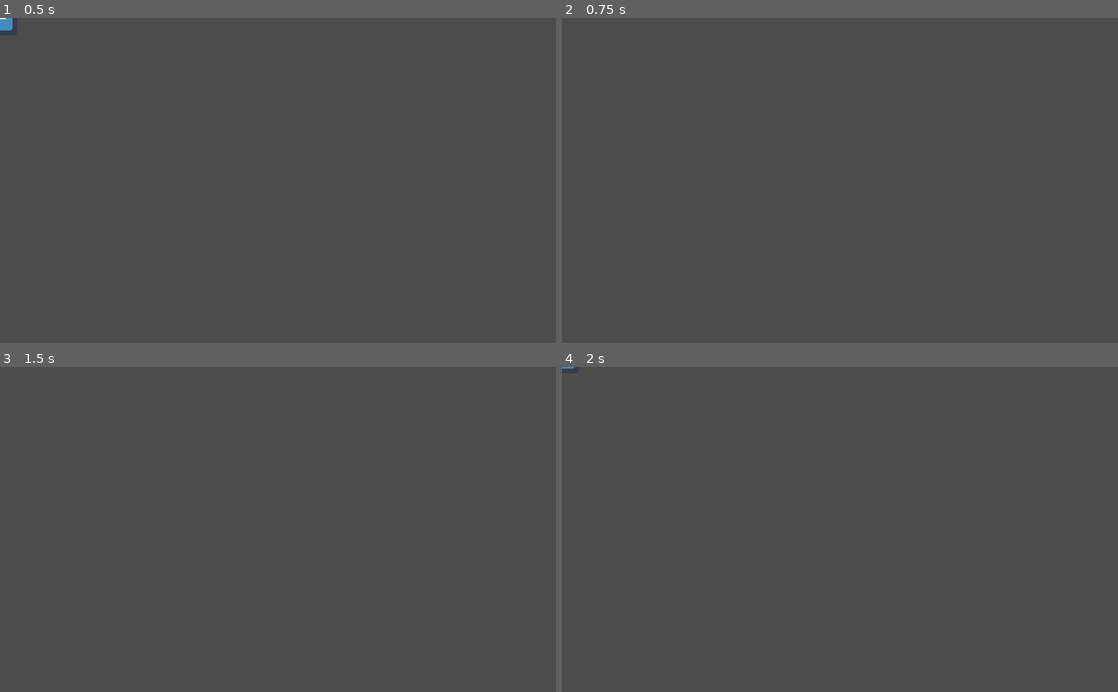
Above: before the commit, frames 1-4 (two rows, left to right).
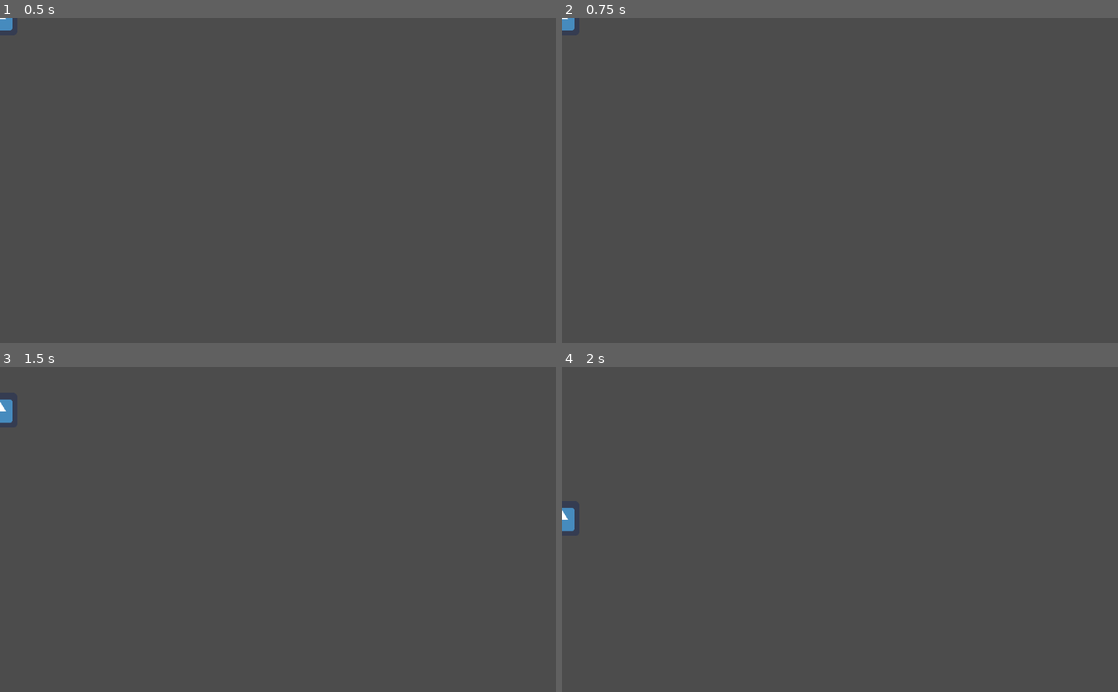
Above: after the commit, the same moments.

Repository: emmdie/dogGame
Game: Godot game, scene res://Mafi.tscn
The game is run twice, just before and just after one commit, with the same random seed, the same clock (stepped at 60 frames per second) and the same inputs. The project has no main scene, so this scene is started directly. The engine's default icon, where the game draws it, is replaced by a stand-in: a white triangle on a blue panel in a dark square.
Inputs:
- Up to frame 1 (0.5 s): no input
- Up to frame 2 (0.75 s): tap Enter at 0.5 s; hold Up (move_up) from 0.53 s (still down)
- Up to frame 3 (1.5 s): tap Space at 1.25 s; release Up (move_up) at 1.28 s; hold Down (move_down) from 1.28 s (still down)
- Up to frame 4 (2 s): keep holding Down (move_down)

Frame 1 is identical in both runs. In frame 2, less than 0.1% of the frame differs, in the area x 0-3%, y 0-4%; in frame 3, 0.2%; in frame 4, 0.2%, in the area x 0-3%, y 0-51%.

Commit message:
fixed a bug where the player was only moving diagonally

Diff:
--- a/Mafi.gd
+++ b/Mafi.gd
@@ -17,7 +17,7 @@
 	if Input.is_action_pressed("move_down"):
 		velocity.y += 1
 	if Input.is_action_pressed("move_up"):
-		velocity.y -=1
+		velocity.y -= 1
 
 	if velocity.length() > 0:
 		velocity = velocity.normalized() * speed
@@ -26,7 +26,7 @@
 		$AnimatedSprite.stop()
 
 	position += velocity * delta
-	position.x = clamp(position.y, 0, screen_size.y)
+	position.y = clamp(position.y, 0, screen_size.y)
 
 
 # Called every frame. 'delta' is the elapsed time since the previous frame.
